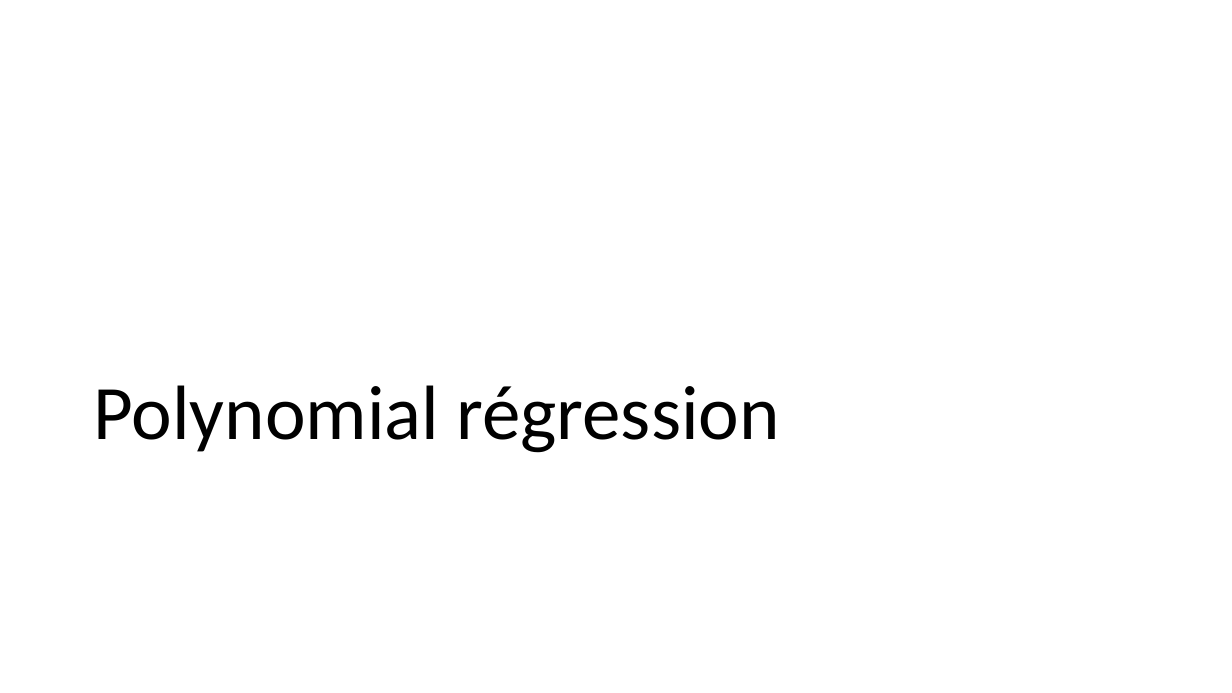
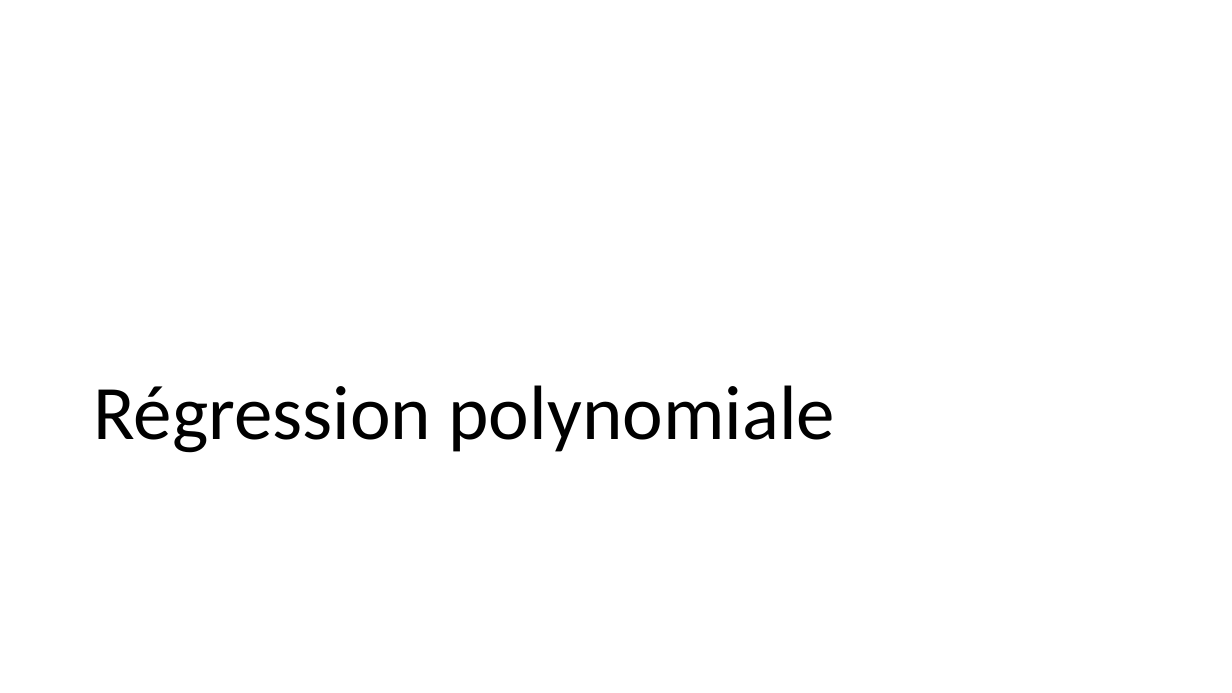
Before and after one commit to alexisperrier/XEmines_DataScience_2020, a slide deck: slide 4 of slides/XEM20_S1D5_biais_variance.pptx. Drawn at 1232x693 pixels with LibreOffice and Linux fonts; fonts in the diff are those of the drawing. Boxes give left, top, right and bottom in pixels: in the first picture for what was removed or moved away, otherwise in the second. Text is boxed around its words. In the diff, an @@ line names an element or a change of style, - is before the commit and + after.

```diff
--- a/slides/XEM20_S1D5_biais_variance.pptx
+++ b/slides/XEM20_S1D5_biais_variance.pptx
@@ title at (93,385,835,453): text changed @@
-Polynomial régression
+Régression polynomiale
```
Also in this commit, not shown: 16 other slides changed, 5 slides added, 2 slides removed, 7 other files.
